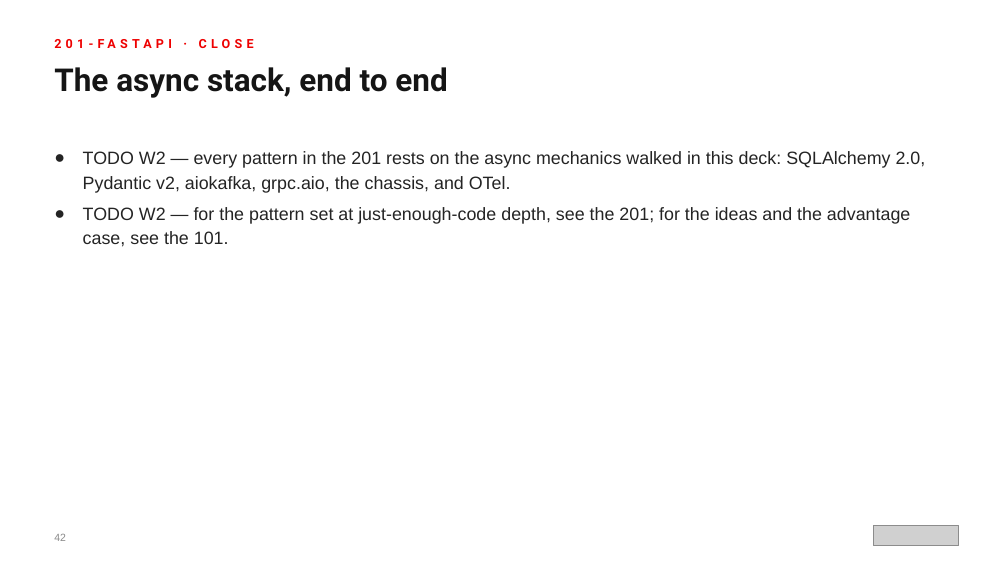
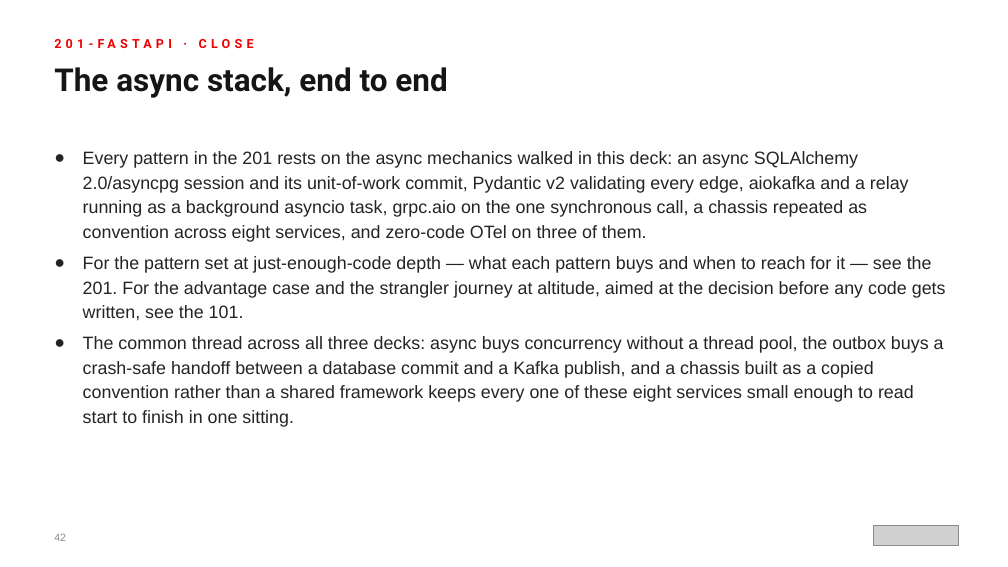
Before and after one commit to patterncatalyst/modernizing-enterprise-applications-python, a slide deck: slide 42 of presentation/modernizing-201-fastapi/Modernizing-201-FastAPI-r1.0.pptx. Drawn at 1008x567 pixels with LibreOffice and Linux fonts; fonts in the diff are those of the drawing; grey boxes stand for pictures. Boxes give left, top, right and bottom in pixels: in the first picture for what was removed or moved away, otherwise in the second. Text is boxed around its words. In the diff, an @@ line names an element or a change of style, - is before the commit and + after.

Commit message:
feat(decks): build 201-fastapi deck — async deep dive (42 slides, real examples/ code)

```diff
--- a/presentation/modernizing-201-fastapi/Modernizing-201-FastAPI-r1.0.pptx
+++ b/presentation/modernizing-201-fastapi/Modernizing-201-FastAPI-r1.0.pptx
@@ text at [83, 151, 946, 427]: text changed @@
-● TODO W2 — every pattern in the 201 rests on the async mechanics walked in this deck: SQLAlchemy 2.0, Pydantic v2, aiokafka, grpc.aio, the chassis, and OTel.
-● TODO W2 — for the pattern set at just-enough-code depth, see the 201; for the ideas and the advantage case, see the 101.
+● Every pattern in the 201 rests on the async mechanics walked in this deck: an async SQLAlchemy 2.0/asyncpg session and its unit-of-work commit, Pydantic v2 validating every edge, aiokafka and a relay running as a background asyncio task, grpc.aio on the one synchronous call, a chassis repeated as convention across eight services, and zero-code OTel on three of them.
+● For the pattern set at just-enough-code depth — what each pattern buys and when to reach for it — see the 201. For the advantage case and the strangler journey at altitude, aimed at the decision before any code gets written, see the 101.
+● The common thread across all three decks: async buys concurrency without a thread pool, the outbox buys a crash-safe handoff between a database commit and a Kafka publish, and a chassis built as a copied convention rather than a shared framework keeps every one of these eight services small enough to read start to finish in one sitting.
```
Also in this commit, not shown: 34 other slides changed, 1 other file.
